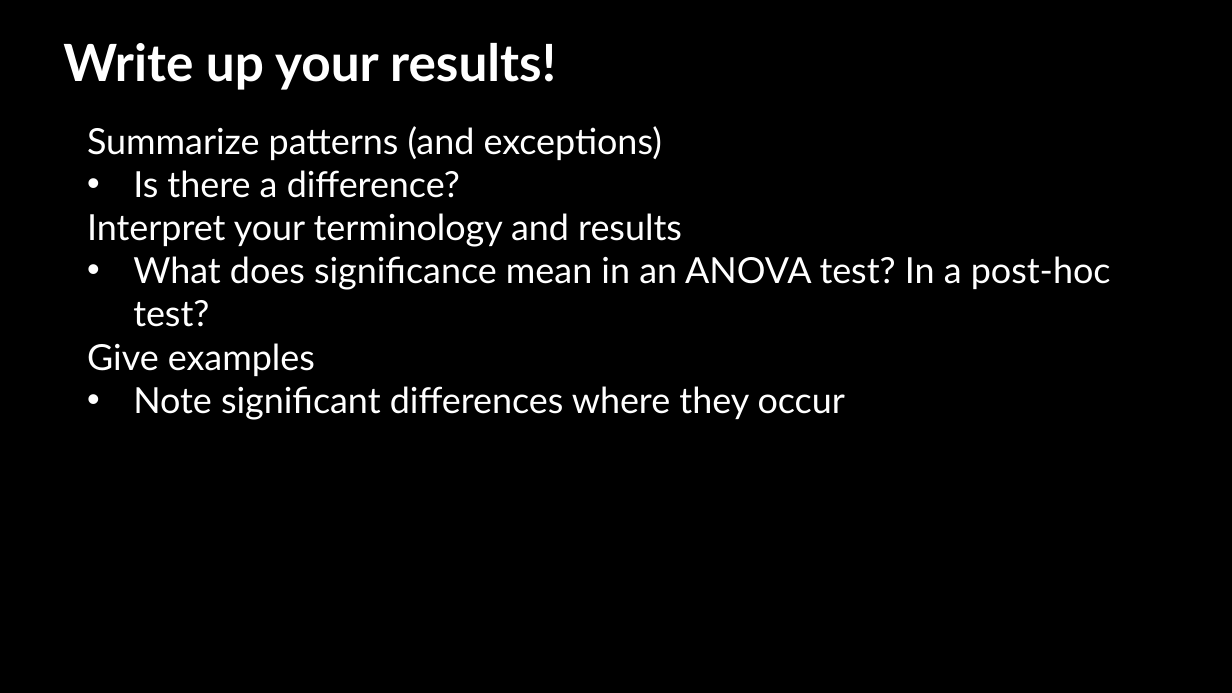
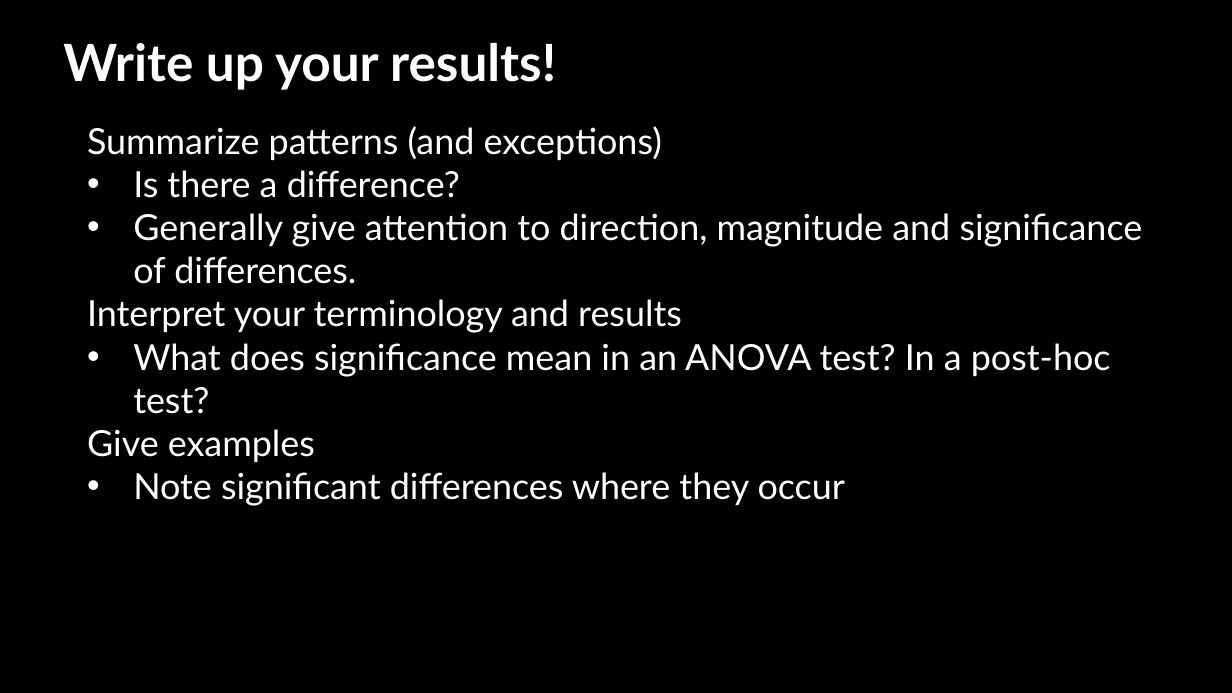
Before and after one commit to jshannon75/geog4300, a slide deck: slide 18 of in_class_slides/geog4300_W010-1 Writing about numbers Correlation ANOVA.pptx. Drawn at 1232x693 pixels with LibreOffice and Linux fonts; fonts in the diff are those of the drawing; background and template pictures are left out. Boxes give left, top, right and bottom in pixels: in the first picture for what was removed or moved away, otherwise in the second. Text is boxed around its words. In the diff, an @@ line names an element or a change of style, - is before the commit and + after.

Commit message:
Week 10 slides

```diff
--- a/in_class_slides/geog4300_W010-1 Writing about numbers Correlation ANOVA.pptx
+++ b/in_class_slides/geog4300_W010-1 Writing about numbers Correlation ANOVA.pptx
@@ text at bbox=[133, 213, 1143, 284]: paragraph added @@
+• Generally give attention to direction, magnitude and significance of differences.
```
